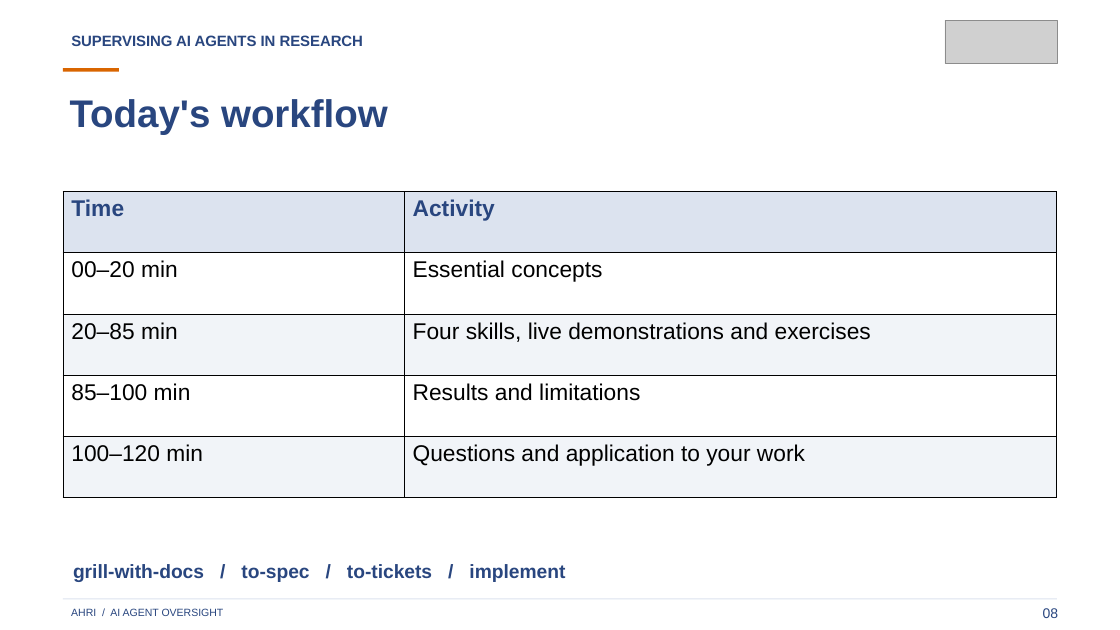
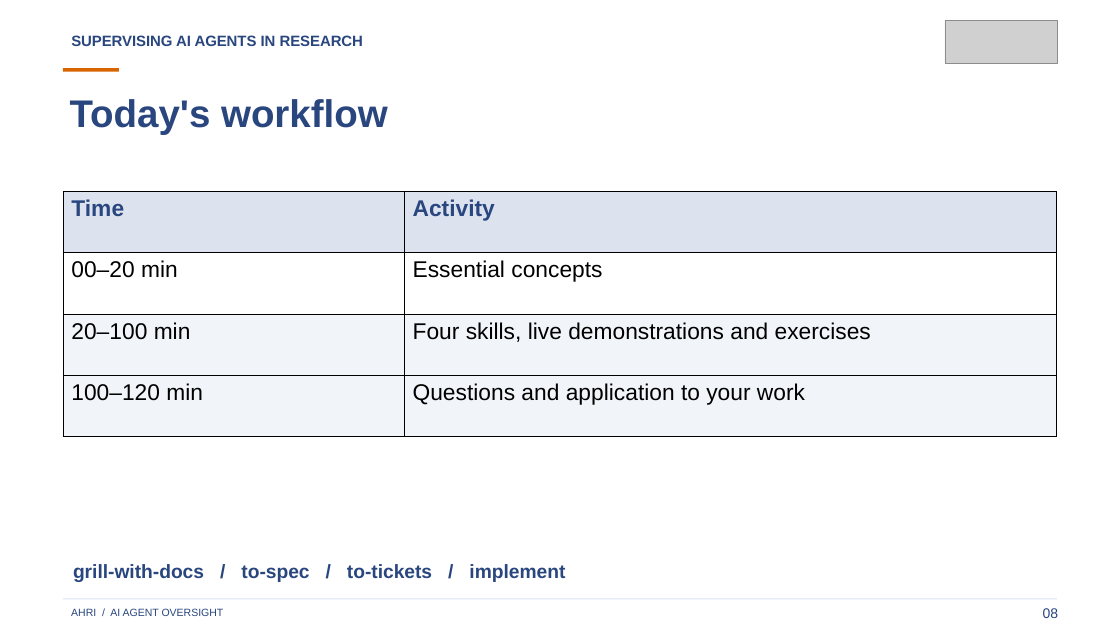
Before and after one commit to AHRIORG/AHRI-VA-Example, a slide deck: slide 8 of docs/course/AHRI-VA-Example.pptx. Drawn at 1120x630 pixels with LibreOffice and Linux fonts; fonts in the diff are those of the drawing; grey boxes stand for pictures. Boxes give left, top, right and bottom in pixels: in the first picture for what was removed or moved away, otherwise in the second. Text is boxed around its words. In the diff, an @@ line names an element or a change of style, - is before the commit and + after.

Commit message:
Updated presentation

```diff
--- a/docs/course/AHRI-VA-Example.pptx
+++ b/docs/course/AHRI-VA-Example.pptx
@@ table at [63,192,1057,437] @@
-row 3: 20–85 min | Four skills, live demonstrations and exercises
-row 4: 85–100 min | Results and limitations
+row 3: 20–100 min | Four skills, live demonstrations and exercises
```
Also in this commit, not shown: 1 other file.
